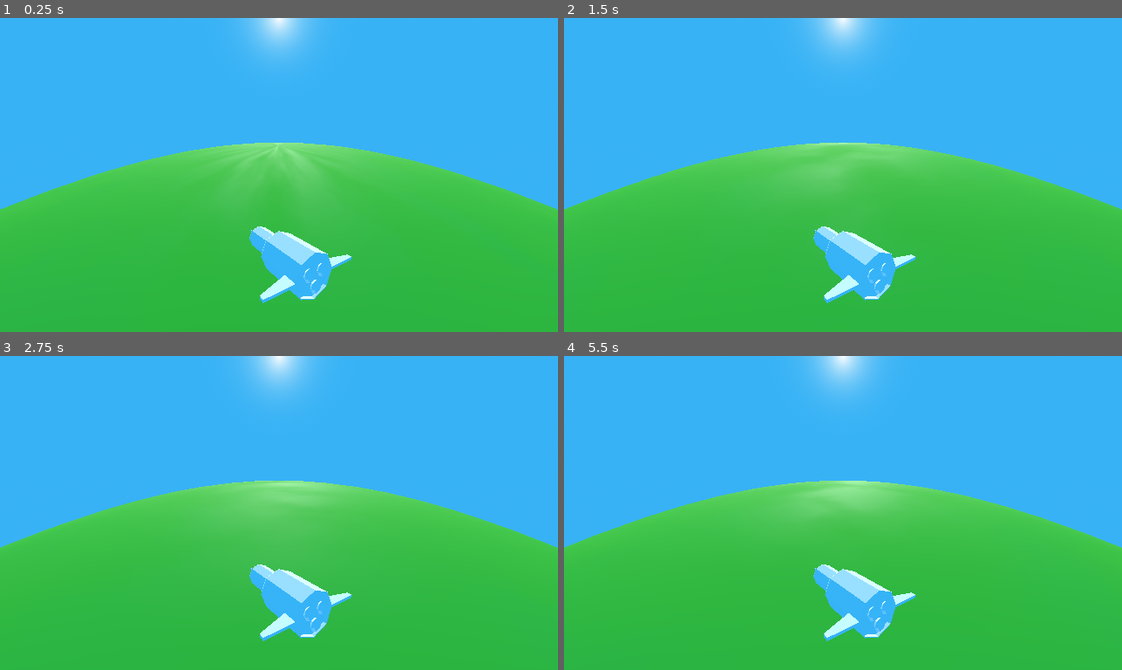
Above: before the commit, frames 1-4 (two rows, left to right).
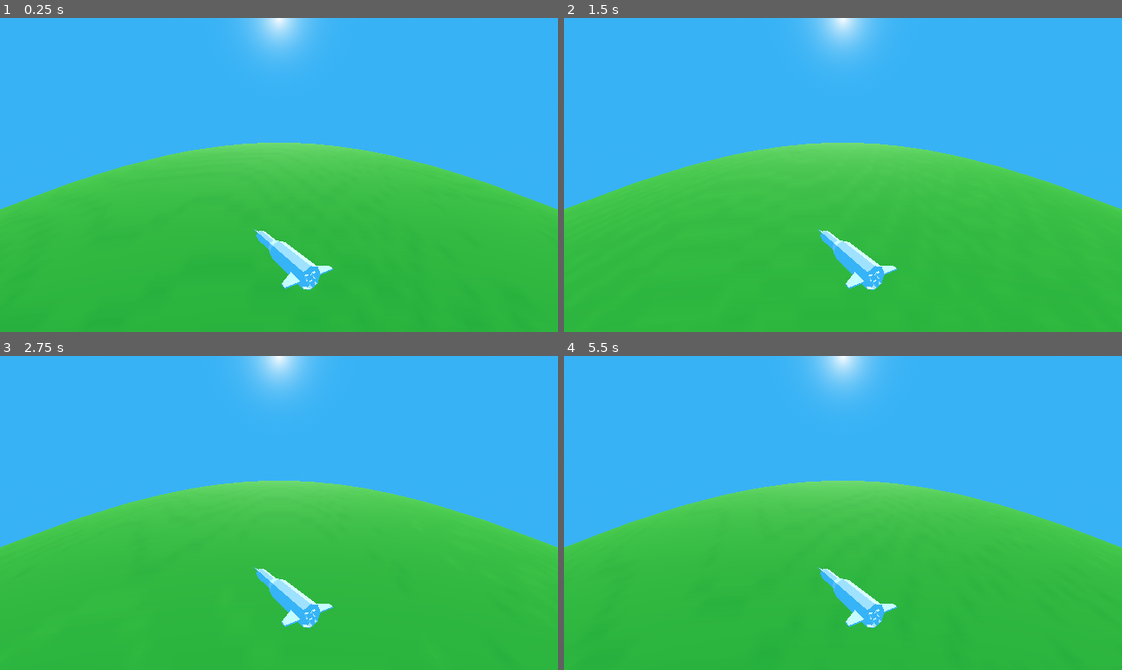
Above: after the commit, the same moments.

Repository: JacobCormier/I-cant-blow-up-mankind
Game: Godot game, scene res://scenes/Level1.tscn
Same seed, same stepped clock (60 frames per second), same inputs: the game is played once before the commit and once after it. This scene is started directly instead of the project's main scene.
Inputs:
- Up to frame 1 (0.25 s): no input
- Up to frame 2 (1.5 s): no input
- Up to frame 3 (2.75 s): no input
- Up to frame 4 (5.5 s): tap Enter at 5 s

The runs differ from the first frame. In frame 1, 2.3% of the frame differs, in the area x 0-100%, y 39-91%; in frame 2, 2.0%; in frame 3, 2.7%; in frame 4, 2.9%, in the area x 0-96%, y 39-91%.

Commit message:
Normal map with seamless texture, globe on it's side

Diff:
--- a/scenes/Level1.tscn
+++ b/scenes/Level1.tscn
@@ -29,21 +29,23 @@
 radial_segments = 120
 rings = 64
 
-[sub_resource type="Gradient" id="Gradient_w4omr"]
-offsets = PackedFloat32Array(0.254098, 0.737705)
-colors = PackedColorArray(0.808594, 0.808594, 0.808594, 1, 1, 1, 1, 1)
+[sub_resource type="Gradient" id="Gradient_k5i1u"]
+colors = PackedColorArray(0.519531, 0.519531, 0.519531, 1, 0.789063, 0.789063, 0.789063, 1)
 
-[sub_resource type="FastNoiseLite" id="FastNoiseLite_ruosg"]
-frequency = 0.0391
+[sub_resource type="FastNoiseLite" id="FastNoiseLite_5yhah"]
+noise_type = 3
+frequency = 0.0034
 
-[sub_resource type="NoiseTexture2D" id="NoiseTexture2D_rc7kn"]
+[sub_resource type="NoiseTexture2D" id="NoiseTexture2D_0hec7"]
 seamless = true
-color_ramp = SubResource("Gradient_w4omr")
-noise = SubResource("FastNoiseLite_ruosg")
+as_normal_map = true
+color_ramp = SubResource("Gradient_k5i1u")
+noise = SubResource("FastNoiseLite_5yhah")
 
 [sub_resource type="StandardMaterial3D" id="StandardMaterial3D_p3gbj"]
 albedo_color = Color(0.377091, 0.890625, 0.191345, 1)
-roughness_texture = SubResource("NoiseTexture2D_rc7kn")
+normal_enabled = true
+normal_texture = SubResource("NoiseTexture2D_0hec7")
 
 [node name="Level1" type="Node3D"]
 
@@ -56,16 +58,20 @@
 [node name="Camera3D" type="Camera3D" parent="."]
 transform = Transform3D(1, 0, 0, 0, 0.991445, 0.130526, 0, -0.130526, 0.991445, 0.036, 247, 116.027)
 
-[node name="ICBM" parent="." instance=ExtResource("1_0ceod")]
-transform = Transform3D(1.6423, -0.570714, -4.98934e-08, 0, -4.37114e-08, 2, -1.14143, -0.821149, -7.17871e-08, 0, 237, 97)
-
 [node name="GlobeManager" type="Node3D" parent="."]
 script = ExtResource("2_4oixf")
 
 [node name="GlobeTest" type="MeshInstance3D" parent="GlobeManager"]
+transform = Transform3D(-4.37114e-08, -1, 0, 1, -4.37114e-08, 0, 0, 0, 1, 0, 0, 0)
 cast_shadow = 0
 mesh = SubResource("SphereMesh_dwrjb")
 skeleton = NodePath("../..")
 surface_material_override/0 = SubResource("StandardMaterial3D_p3gbj")
 
 [node name="TestBuilding" parent="." instance=ExtResource("3_jshj4")]
+
+[node name="Player" type="Node3D" parent="."]
+transform = Transform3D(1, 0, 0, 0, 1, 0, 0, 0, 1, 0, 237, 97)
+
+[node name="ICBM" parent="Player" instance=ExtResource("1_0ceod")]
+transform = Transform3D(0.866025, -0.5, 1.49012e-08, 0, 2.98023e-08, 1, -0.5, -0.866025, 2.58096e-08, 0, 0, 0)
